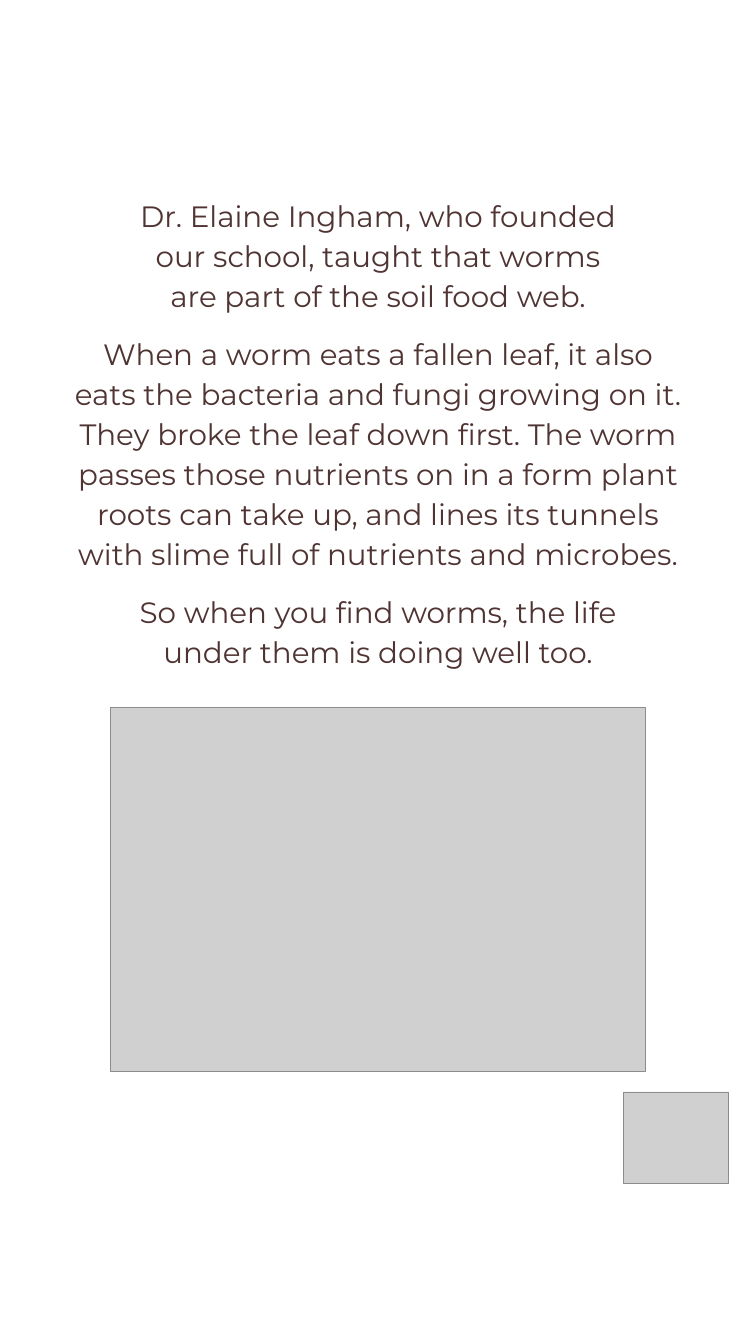
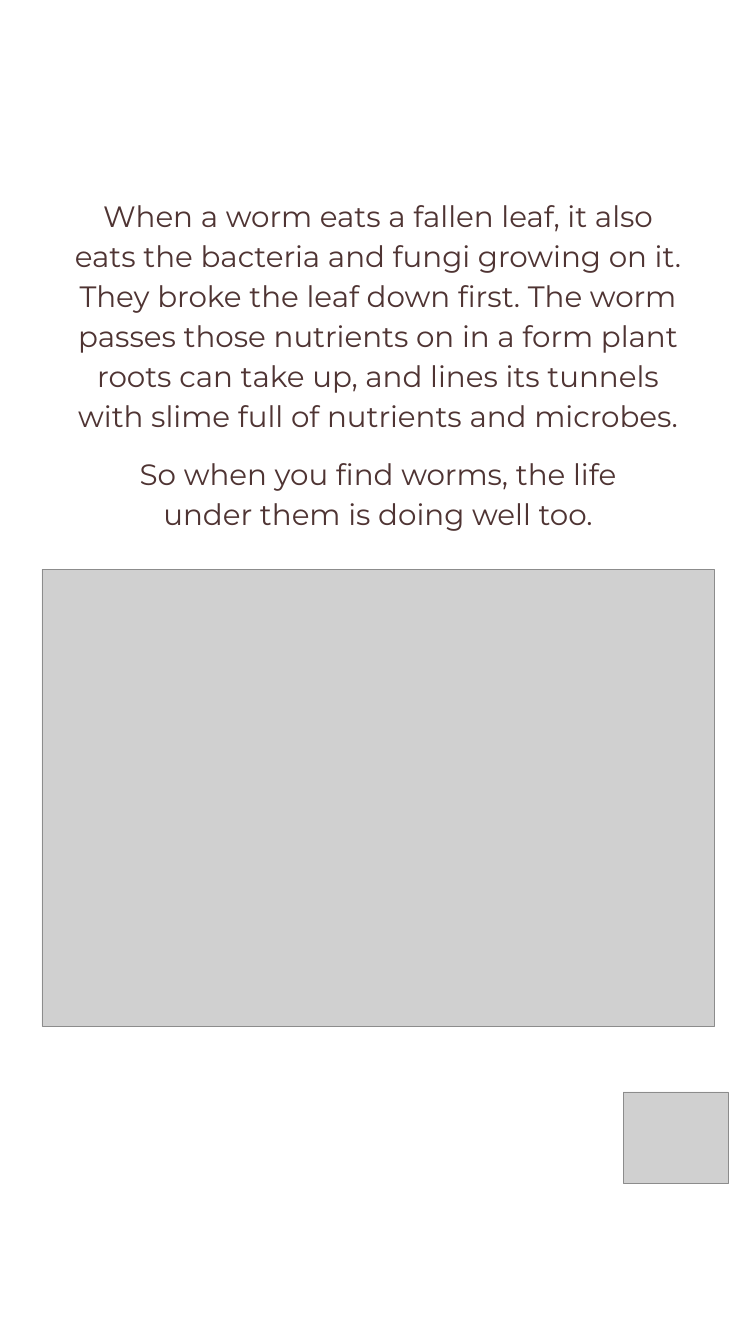
Before and after one commit to linneamoritznyc/final-SFWsite-Linnea, a slide deck: slide 4 of social/earthworm-day-2026-10-21/21-10-2026-wed-ig-story-earthworm.pptx (slide 3 before the commit). Drawn at 756x1344 pixels with LibreOffice and Linux fonts; fonts in the diff are those of the drawing; grey boxes stand for pictures. Boxes give left, top, right and bottom in pixels: in the first picture for what was removed or moved away, otherwise in the second. Text is boxed around its words. In the diff, an @@ line names an element or a change of style, - is before the commit and + after.

```diff
--- a/social/earthworm-day-2026-10-21/21-10-2026-wed-ig-story-earthworm.pptx
+++ b/social/earthworm-day-2026-10-21/21-10-2026-wed-ig-story-earthworm.pptx
@@ text "When a worm eats a ...": place and size @@
-text "When a worm eats a ..." at box(75, 343, 681, 565)
+text "When a worm eats a ..." at box(75, 205, 681, 427)
@@ text removed at box(140, 205, 615, 313) @@
-Dr. Elaine Ingham, who founded
-our school, taught that worms
-are part of the soil food web.
@@ text "So when you find worms, ...": place and size @@
-text "So when you find worms, ..." at box(140, 601, 616, 669)
+text "So when you find worms, ..." at box(140, 463, 616, 531)
@@ picture: place and size @@
-picture at box(111, 707, 646, 1070)
+picture at box(42, 569, 714, 1026)
```
Also in this commit, not shown: 2 other slides changed, 2 slides added, 8 other files.
